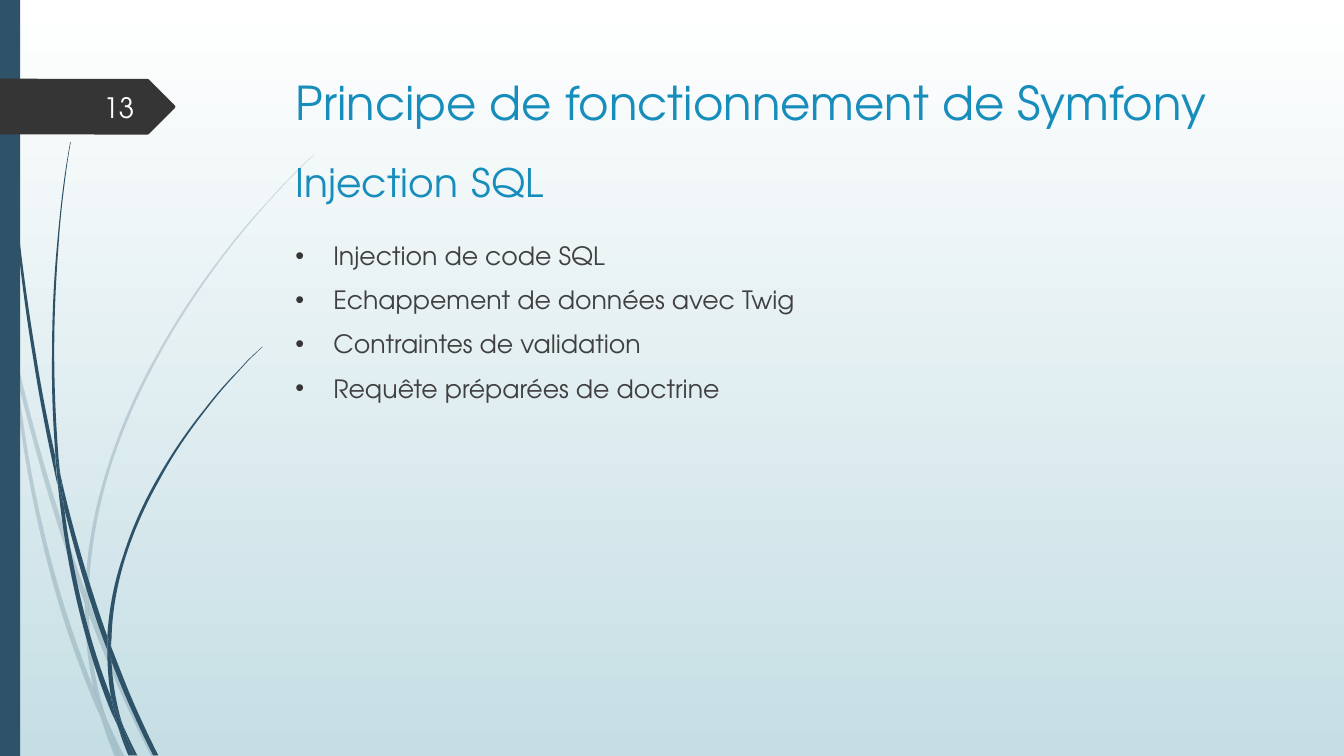
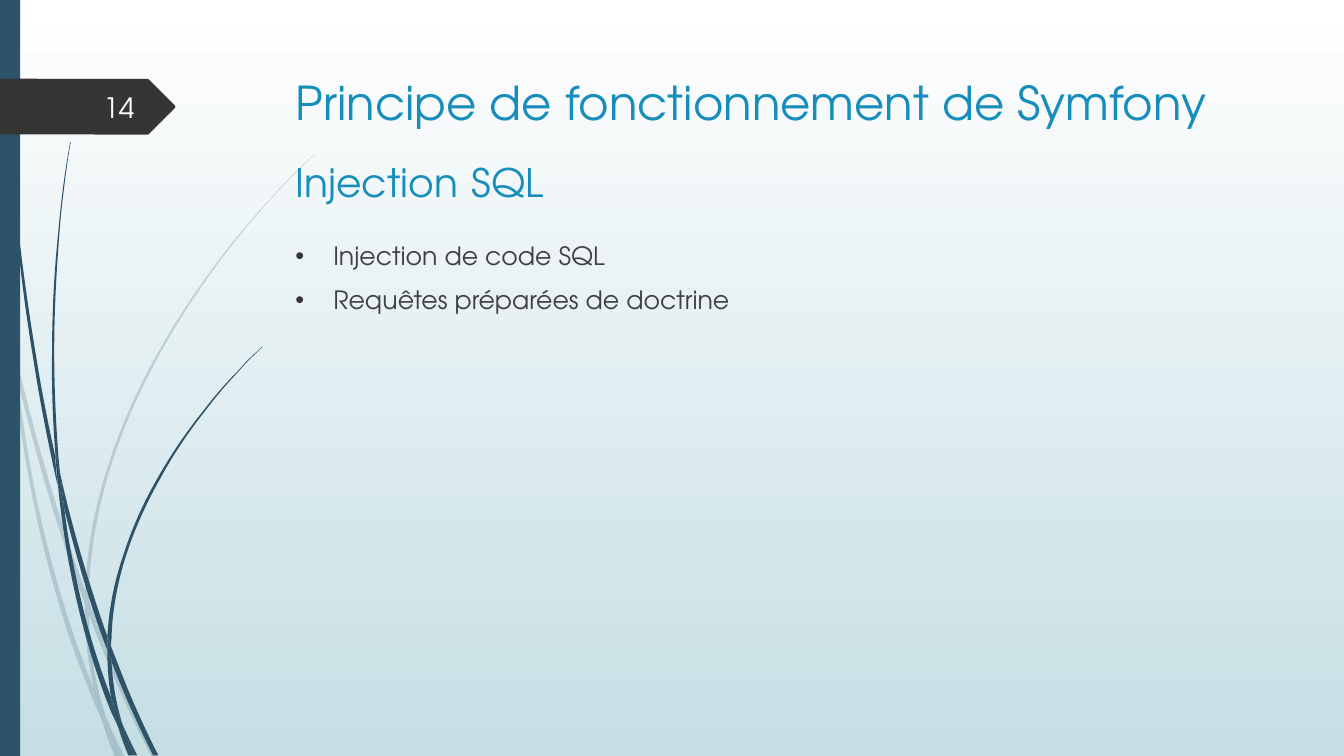
Before and after one commit to LisaF0/projet, a slide deck: slide 14 of aDoc/Projet boutique en ligne.pptx (slide 13 before the commit). Drawn at 1344x756 pixels with LibreOffice and Linux fonts; fonts in the diff are those of the drawing. Boxes give left, top, right and bottom in pixels: in the first picture for what was removed or moved away, otherwise in the second. Text is boxed around its words. In the diff, an @@ line names an element or a change of style, - is before the commit and + after.

```diff
--- a/aDoc/Projet boutique en ligne.pptx
+++ b/aDoc/Projet boutique en ligne.pptx
@@ page number at (103,97,134,118): text changed @@
-13
+14
@@ text at (333,290,729,314): text changed @@
-• Echappement de données avec Twig
-• Contraintes de validation
-• Requête préparées de doctrine
+• Requêtes préparées de doctrine
```
Also in this commit, not shown: 7 other slides changed, 2 slides added, 6 other files.
